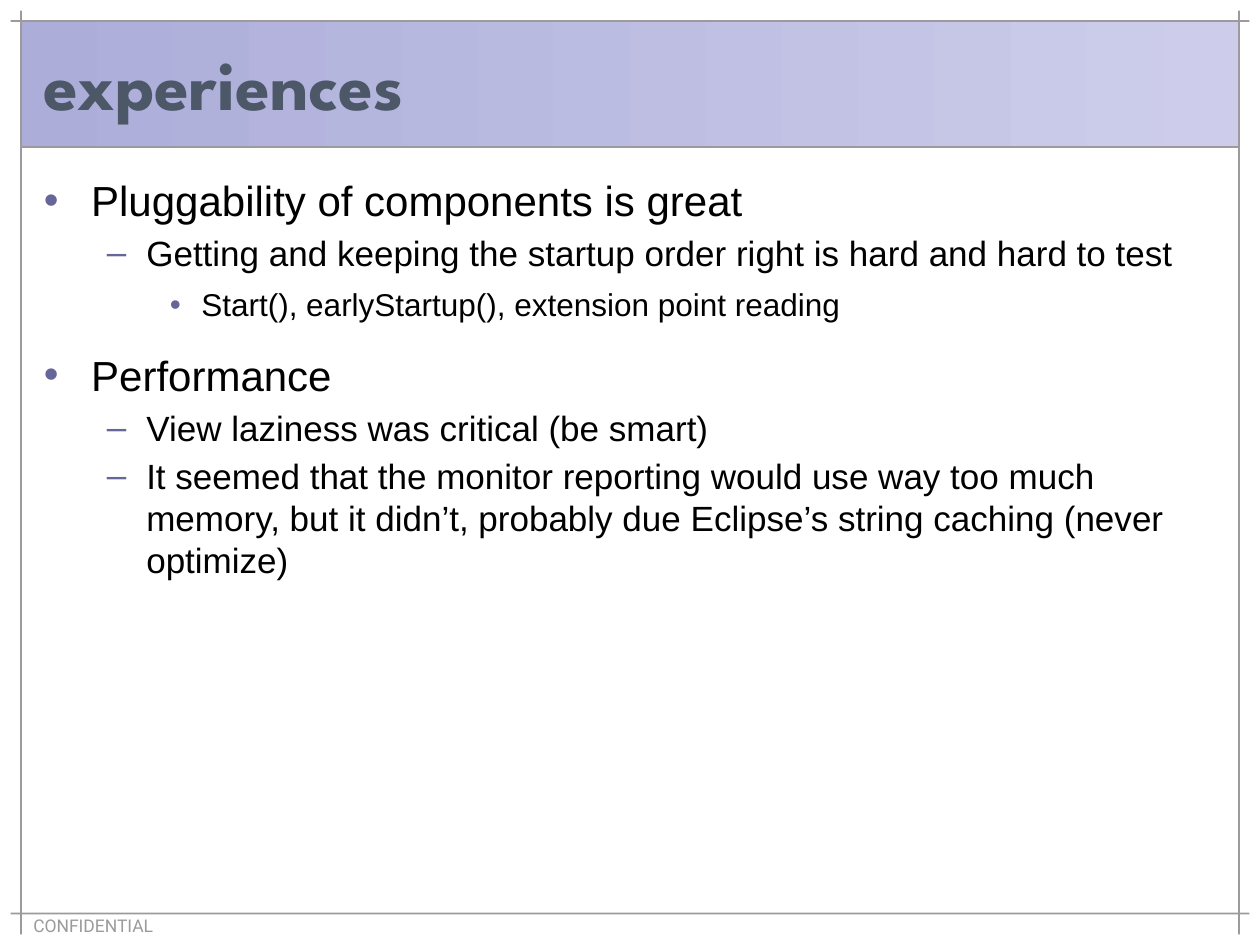
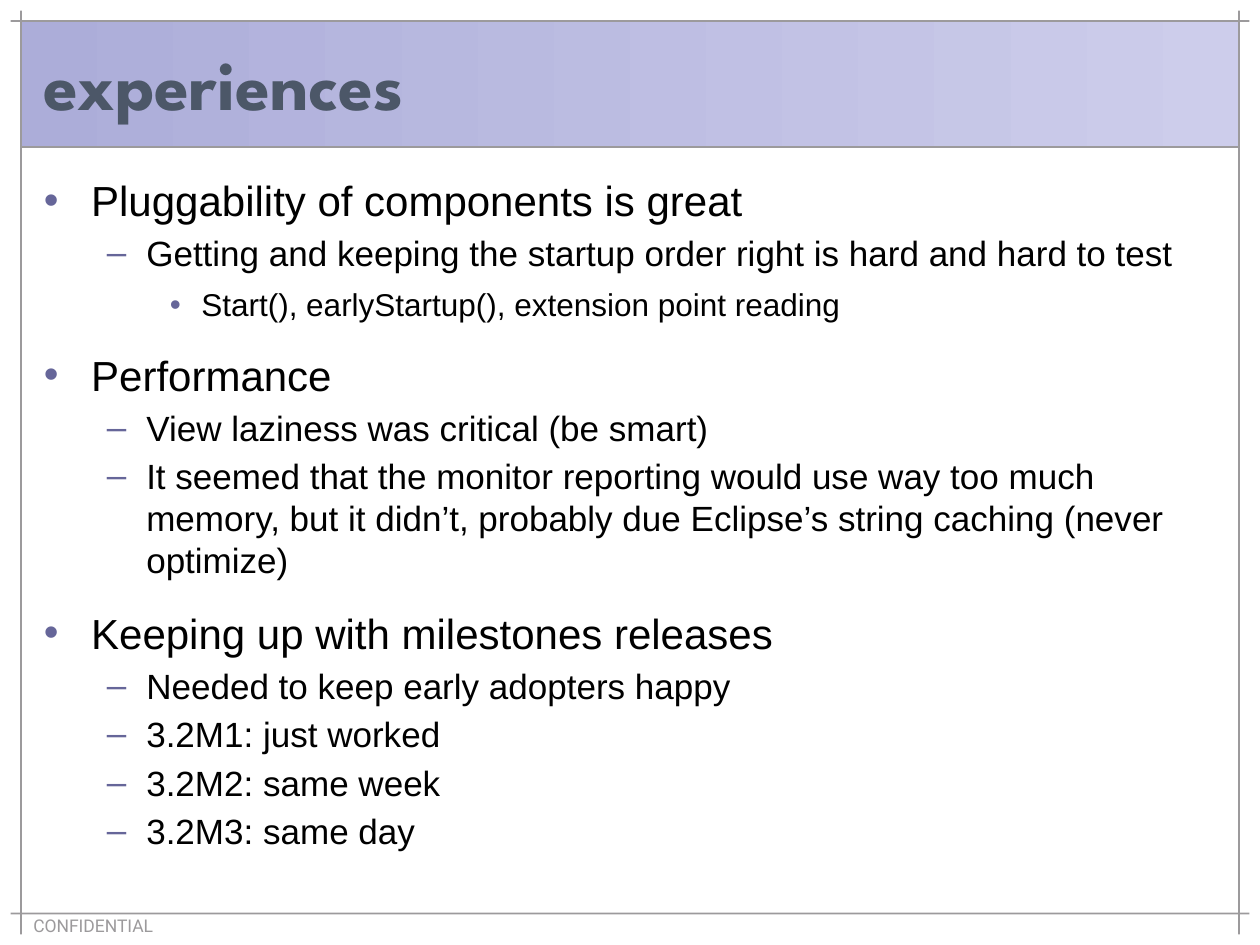
Before and after one commit to eclipse-mylyn/mylyn-website, a slide deck: slide 9 of publications/2006-03-mylar-eclipsecon.ppt (slide 8 before the commit). Drawn at 1260x945 pixels with LibreOffice and Linux fonts; fonts in the diff are those of the drawing. Boxes give left, top, right and bottom in pixels: in the first picture for what was removed or moved away, otherwise in the second. Text is boxed around its words. In the diff, an @@ line names an element or a change of style, - is before the commit and + after.

```diff
--- a/publications/2006-03-mylar-eclipsecon.ppt
+++ b/publications/2006-03-mylar-eclipsecon.ppt
@@ text at <box>91,618,773,851</box>: paragraphs added @@
+• Keeping up with milestones releases
+  – Needed to keep early adopters happy
+  – 3.2M1: just worked
+  – 3.2M2: same week
+  – 3.2M3: same day
```
Also in this commit, not shown: 1 slide added.
